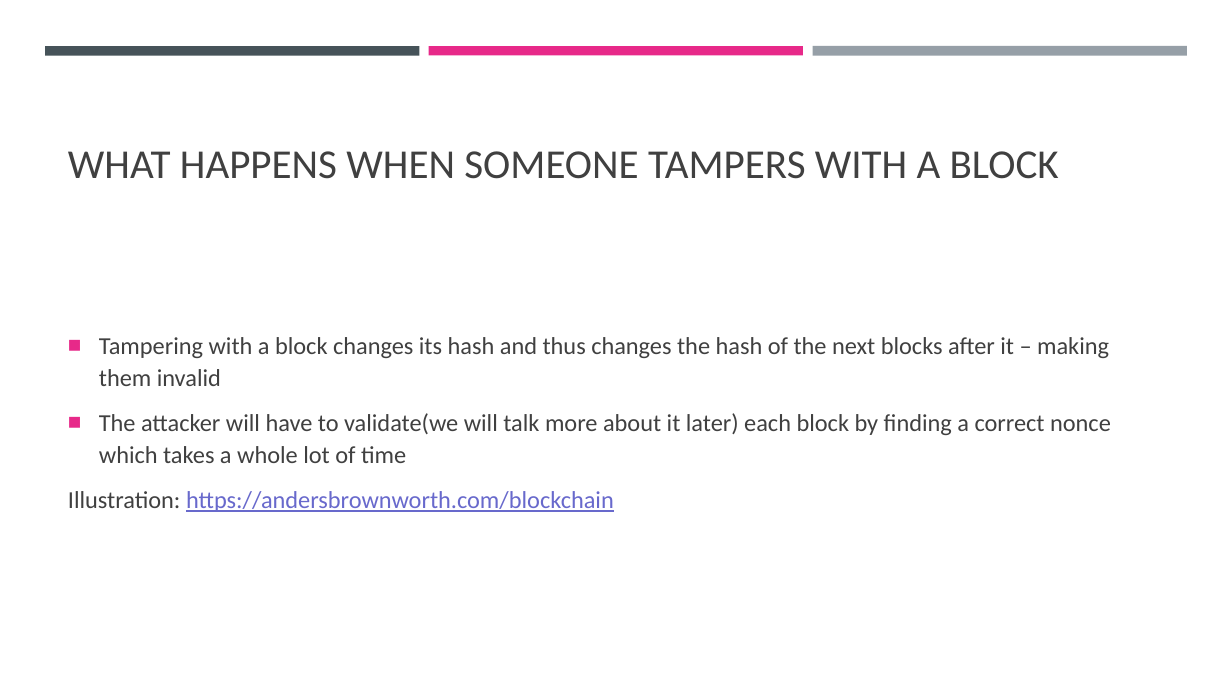
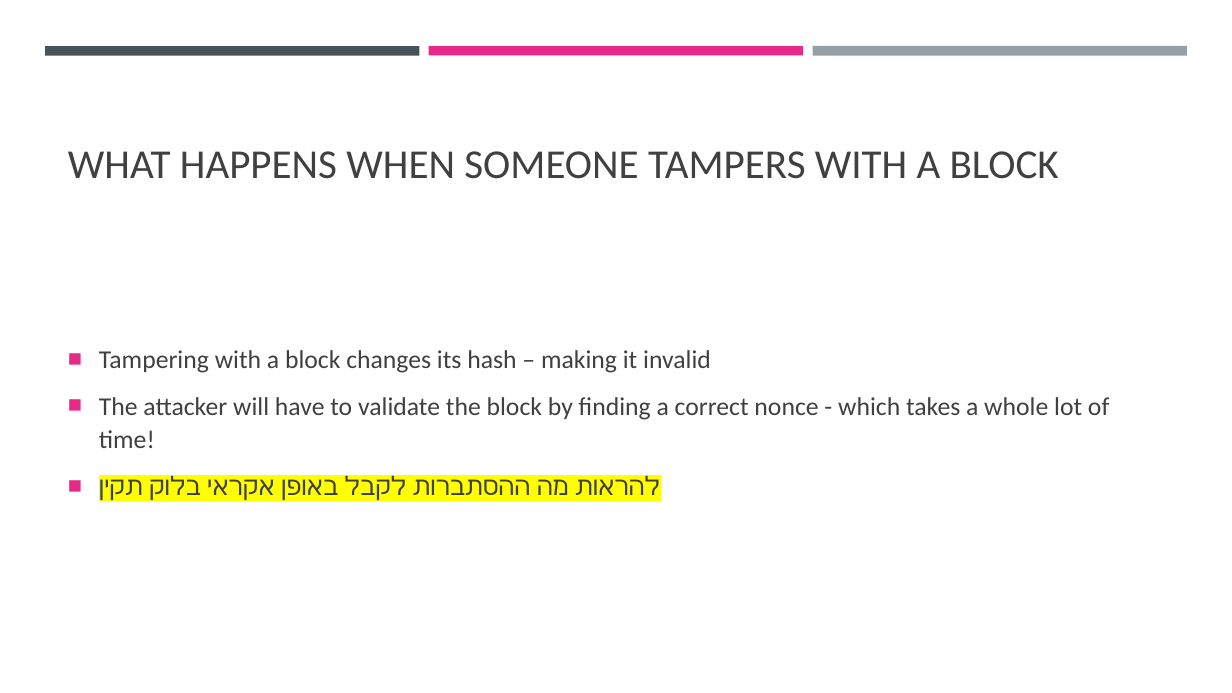
Before and after one commit to cyoni/bitcoin, a slide deck: slide 12 of bitcoin.pptx (slide 8 before the commit). Drawn at 1232x693 pixels with LibreOffice and Linux fonts; fonts in the diff are those of the drawing. Boxes give left, top, right and bottom in pixels: in the first picture for what was removed or moved away, otherwise in the second. Text is boxed around its words. In the diff, an @@ line names an element or a change of style, - is before the commit and + after.

```diff
--- a/bitcoin.pptx
+++ b/bitcoin.pptx
@@ text at (99,350,1109,502): text changed; size 19 to 20 pt @@
-■ Tampering with a block changes its hash and thus changes the hash of the next blocks after it – making them invalid
-■ The attacker will have to validate(we will talk more about it later) each block by finding a correct nonce which takes a whole lot of time
-Illustration: https://andersbrownworth.com/blockchain
+■ Tampering with a block changes its hash – making it invalid
+■ The attacker will have to validate the block by finding a correct nonce - which takes a whole lot of time!
+■ להראות מה ההסתברות לקבל באופן אקראי בלוק תקין
```
Also in this commit, not shown: 25 other slides changed, 24 slides added, 3 slides removed.
